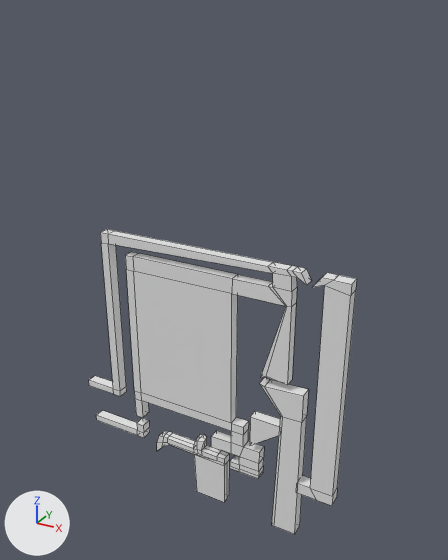
Before and after pictures for a commit that changed the FBX model DumbPlatformer/Assets/Models/Barrier1.fbx.
Both versions are drawn from a camera (50 mm lens) standing at (40.1, -82.4, 78.2) and looking at (-6.8, 2.9, 35.5). The axes (+X, +Y, +Z) are drawn at lower left. The lights are the same throughout. Mesh edges are drawn as thin lines. Where no turn or scale is listed for an object, it has been applied to the vertices.

The first picture shows 'Barrier1'.
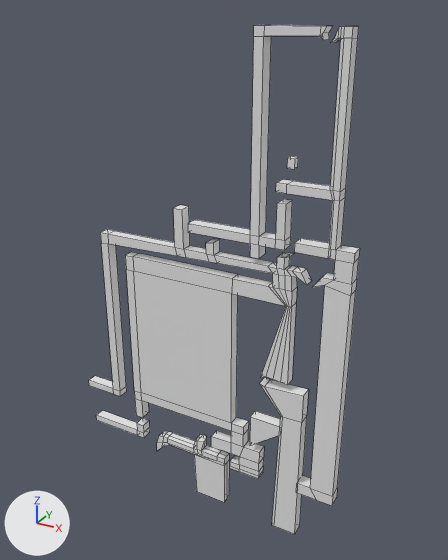
Where the change shows, as pixel boxes [x1, y1, x2, y2] in the pictures (448 x 560 px):
'Barrier1', reshaped (67% taller): before [89, 229, 357, 534]; after [89, 25, 360, 534]
part 1 of me_cube_001, added: after [287, 156, 298, 169]
part 2 of me_cube_001, added: after [188, 25, 332, 259]
part 3 of me_cube_001, built on: before [108, 231, 356, 385]; after [108, 26, 360, 385]

Edits to the bpy script that builds the scene:
```text
Change me_cube_001:
    used by ob_barrier1; location = (0.0, 0.0, 0.0)
    remove me_cube_001.from_pydata(...)  # 257 vertices, 244 faces; spans x -36.2..16.7, y -1.3..1.4, z -10.0..41.5
    add me_cube_001.from_pydata(...)  # 421 vertices, 408 faces; spans x -36.2..16.7, y -1.3..1.4, z -10.0..76.0
    me_cube_001 part 1: a new loose piece, a box spanning x 5.5..6.7, y -0.6..0.6, z 57.0..58.5
    me_cube_001 part 2: a new loose piece of 46 vertices spanning x -11.2..10.4, y -1.3..1.0, z 42.6..76.0
    me_cube_001 part 3
    15 faces are deleted
    76 vertices are added at x -14.0..16.7, y -1.3..1.0, z 21.2..76.0
    19 new vertices lie (0.0, 2.0, 0.0) away from vertices in x -14.0..6.6, y -1.0, z 21.2..48.3
    15 new vertices lie (0.0, 2.3, 0.0) away from vertices in x 4.2..13.9, y -1.3, z 53.5..76.0
    128 new faces join them
```
